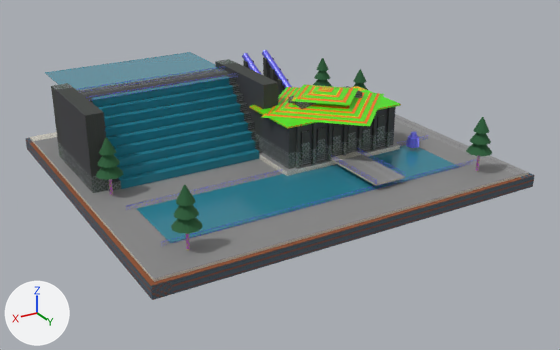
The glTF model assets/hero_landmarks_ultra/ultra_lm_19_thuy_dien_ankroet.glb as it was, and as the next commit left it.
Rendered twice from a 50 mm lens placed at (91.2, 159.3, 73.4), pointed at (-0.7, 6.1, -3.2). Arrows for +X, +Y and +Z are at lower left; the lights stay in place. The older version comes first. Vertices at exactly the same position are counted once.

Objects in the first picture: 'DamCrest_And_Courtyard', 'FoundationSkirt_Minus3m', 'French_Industrial_Tile_Roof', 'Pine_Canopies', 'Powerhouse_And_SteppedGraniteDam', 'TwinPenstocks_Switchyard_And_Bridge', 'Waterfall_Cascade_And_Stream' and 1 more.
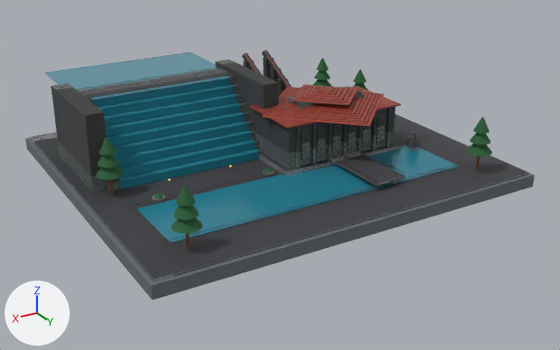
Where the change shows, as pixel boxes [x1, y1, x2, y2] in the pictures (560 x 350 px; the box of a moved part takes in the faces that stretch with it):
'Powerhouse_And_SteppedGraniteDam', surface changed
    both: [56, 57, 396, 193]
'FoundationSkirt_Minus3m', surface changed
    both: [25, 138, 535, 300]
'French_Industrial_Tile_Roof', surface changed, recoloured (green to brown)
    both: [249, 84, 401, 129]
'TwinPenstocks_Switchyard_And_Bridge', surface changed, reshaped
    before: [77, 50, 476, 245]
    after: [77, 50, 476, 246]
part 2 of me_twinpenstocks_switchyard_and_bridge, deleted
    before: [79, 67, 475, 243]
part 3 of me_twinpenstocks_switchyard_and_bridge, moved or reshaped
    before: [129, 137, 473, 242]
    after: [129, 149, 466, 246]
part 4 of me_twinpenstocks_switchyard_and_bridge, moved or reshaped
    before: [80, 66, 234, 99]
    after: [78, 67, 237, 101]
part 5 of me_twinpenstocks_switchyard_and_bridge, recoloured
    both: [77, 50, 476, 245]
part 6 of me_damcrest_and_courtyard, recoloured (darker)
    both: [30, 114, 529, 282]
part 7 of me_pine_canopies, added
    after: [154, 193, 164, 199]

What changed in the scene script:
```text
Change img_image_2:
    img_image_2: load_image('Image_2', '_unpacked/Image_2', 512, 512, 'sRGB') -> load_image('Image_2', '_unpacked/Image_2', 1024, 1024, 'Non-Color')
Change img_image_1:
    img_image_1: load_image('Image_1', '_unpacked/Image_1', 512, 512, 'sRGB') -> load_image('Image_1', '_unpacked/Image_1', 1024, 1024, 'Non-Color')
Change mat_ankroet_gorge_skirt_splitstone:
    remove mat_ankroet_gorge_skirt_splitstone.texture = img_image_4
    add mat_ankroet_gorge_skirt_splitstone.base_color = (0.133, 0.153, 0.175)  # grey #666d74
Add mat_pbr1024_powerhouse_deck_and_damcrest_wetgranite:
    mat_pbr1024_powerhouse_deck_and_damcrest_wetgranite = bpy.data.materials.new('PBR1024_Powerhouse_Deck_And_DamCrest_WetGranite')
    # uses the picture img_image_12
    # uses the picture img_image_13
    # uses the picture img_image_14
Add mat_pbr1024_riveted_oxidesteel_penstock_and_truss:
    mat_pbr1024_riveted_oxidesteel_penstock_and_truss = bpy.data.materials.new('PBR1024_Riveted_OxideSteel_Penstock_And_Truss')
    # uses the picture img_image_4
    # uses the picture img_image_5
    # uses the picture img_image_6
Add mat_pbr1024_southwest_french_terracotta_roof:
    mat_pbr1024_southwest_french_terracotta_roof = bpy.data.materials.new('PBR1024_Southwest_French_Terracotta_Roof')
    # uses the picture img_image_10
    # uses the picture img_image_8
    # uses the picture img_image_9
Add mat_pbr1024_ankroet_1945_bluegrey_granite_ashlar:
    mat_pbr1024_ankroet_1945_bluegrey_granite_ashlar = bpy.data.materials.new('PBR1024_Ankroet_1945_BlueGrey_Granite_Ashlar')
    # uses the picture img_image_0
    # uses the picture img_image_1
    # uses the picture img_image_2
Change me_powerhouse_and_steppedgranitedam:
    remove me_powerhouse_and_steppedgranitedam.from_pydata(...)  # 424 vertices, 554 faces; spans x -29.8..45.3, y -28.7..15.1, z 0.0..19.0
    add me_powerhouse_and_steppedgranitedam.from_pydata(...)  # 564 vertices, 748 faces; spans x -29.8..45.3, y -28.7..15.1, z 0.0..19.0
    me_powerhouse_and_steppedgranitedam part 1: 554 faces spanning x -29.8..45.3, y -28.7..15.1, z 0.0..19.0 switch from mat_ankroet_1945_bluegrey_granite_ashlar (picture img_image_0) to mat_pbr1024_ankroet_1945_bluegrey_granite_ashlar
    edits to the shape of me_powerhouse_and_steppedgranitedam do not show in these pictures
Change me_french_industrial_tile_roof:
    where me_french_industrial_tile_roof.from_pydata(...)  # 26 vertices, 36 faces; spans x -32.5..4.5, y -12.5..24.5, z 12.5..17.0
    remove me_french_industrial_tile_roof.materials.append(mat_southwest_french_terracotta_roof)  # picture img_image_2
    add me_french_industrial_tile_roof.materials.append(mat_pbr1024_southwest_french_terracotta_roof)
Change me_twinpenstocks_switchyard_and_bridge:
    remove me_twinpenstocks_switchyard_and_bridge.from_pydata(...)  # 15662 vertices, 24358 faces; spans x -42.0..42.0, y -30.2..33.0, z 0.8..19.0
    add me_twinpenstocks_switchyard_and_bridge.from_pydata(...)  # 15206 vertices, 23788 faces; spans x -42.0..42.0, y -30.2..33.0, z 0.8..19.0
    me_twinpenstocks_switchyard_and_bridge part 2: 340 loose pieces with 2720 vertices, spanning x -41.1..41.1, y -19.5..32.5, z 0.8..18.9, are deleted
    me_twinpenstocks_switchyard_and_bridge part 3: 447 vertices moved within x -41.6..41.6, y 13.5..32.5, z 0.8..3.4; 1472 vertices removed from x -41.7..41.7, y 13.5..32.5, z 0.8..3.4; 3176 vertices added at x -41.6..41.6, y 13.5..32.5, z 0.8..3.4
    me_twinpenstocks_switchyard_and_bridge part 4: 144 vertices moved within x 0.4..41.6, y -19.5..-12.0, z 17.9..18.9; 512 vertices removed from x 0.3..41.7, y -19.5..-12.0, z 17.9..18.9; 1072 vertices added at x 0.4..41.6, y -19.5..-12.0, z 17.9..18.9
    me_twinpenstocks_switchyard_and_bridge part 5: 13163 faces spanning x -42.0..42.0, y -30.2..33.0, z 0.8..19.0 switch from mat_riveted_oxidesteel_penstock_and_truss (picture img_image_1) to mat_pbr1024_riveted_oxidesteel_penstock_and_truss
    other edits to the shape of me_twinpenstocks_switchyard_and_bridge do not show in these pictures
Change me_damcrest_and_courtyard:
    remove me_damcrest_and_courtyard.from_pydata(...)  # 24 vertices, 32 faces; spans x -48.0..48.0, y -43.0..43.0, z 0.0..2.4
    add me_damcrest_and_courtyard.from_pydata(...)  # 124 vertices, 176 faces; spans x -48.0..48.0, y -43.0..43.0, z 0.0..2.4
    me_damcrest_and_courtyard part 6: 32 faces spanning x -48.0..48.0, y -43.0..43.0, z 0.0..2.4 switch from mat_powerhouse_deck_and_damcrest_granite (picture img_image_3) to mat_pbr1024_powerhouse_deck_and_damcrest_wetgranite
    edits to the shape of me_damcrest_and_courtyard do not show in these pictures
Change me_pine_canopies:
    remove me_pine_canopies.from_pydata(...)  # 378 vertices, 540 faces; spans x -41.1..45.1, y -34.9..38.9, z 5.6..14.3
    add me_pine_canopies.from_pydata(...)  # 462 vertices, 660 faces; spans x -41.1..45.1, y -34.9..38.9, z 1.3..14.3
    me_pine_canopies part 7: a new loose piece of 21 vertices spanning x 32.9..35.1, y 10.9..13.1, z 1.3..2.1, in mat_dankia_pine_forest_green (dark green #255e36)
    other edits to the shape of me_pine_canopies do not show in these pictures
```
